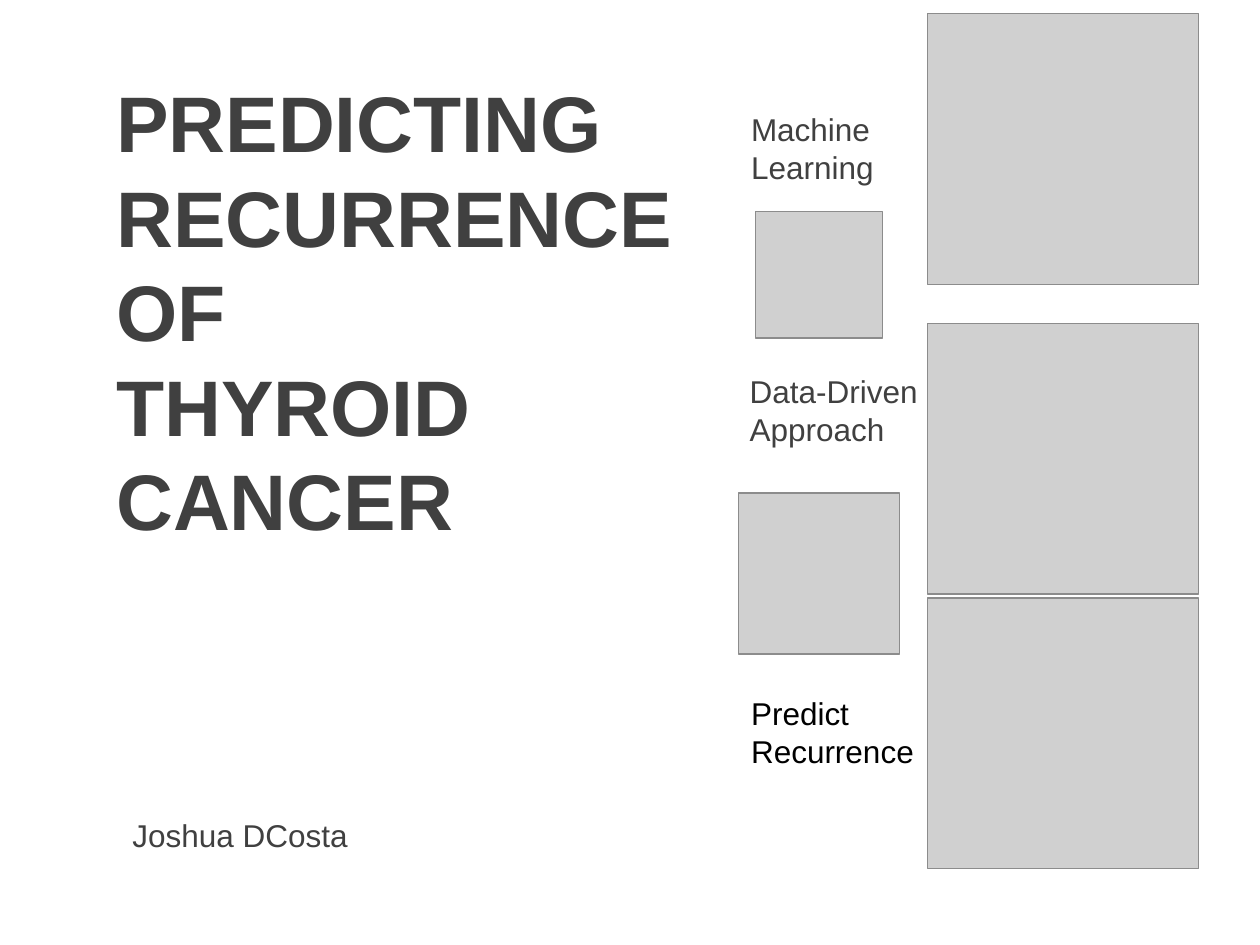
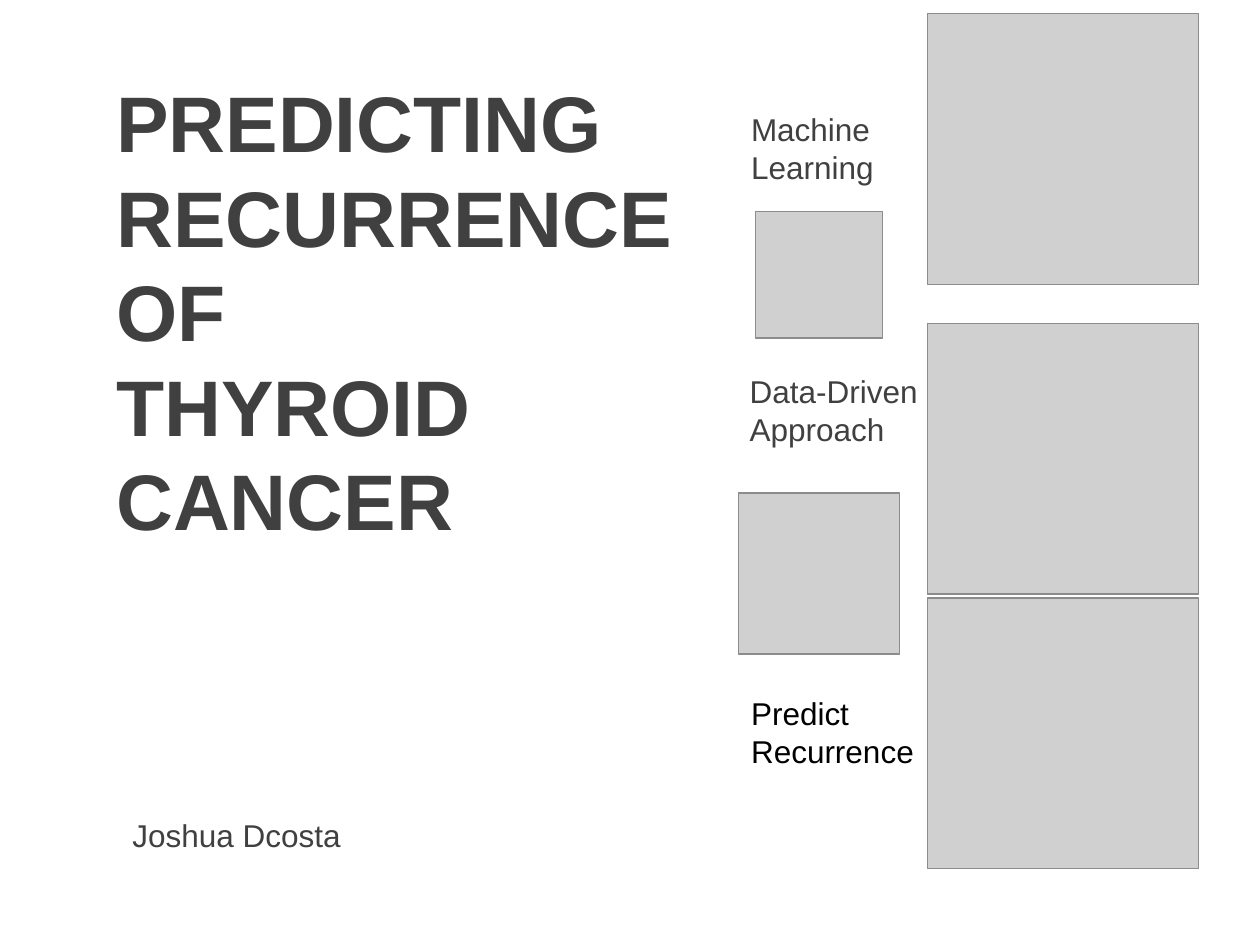
Before and after one commit to josh-dcosta/pjas-thyroid, a slide deck: slide 1 of presentation/2_Josh_DCosta_Thyroid_Cancer_Recurrence.pptx. Drawn at 1260x945 pixels with LibreOffice and Linux fonts; fonts in the diff are those of the drawing; grey boxes stand for pictures. Boxes give left, top, right and bottom in pixels: in the first picture for what was removed or moved away, otherwise in the second. Text is boxed around its words. In the diff, an @@ line names an element or a change of style, - is before the commit and + after.

```diff
--- a/presentation/2_Josh_DCosta_Thyroid_Cancer_Recurrence.pptx
+++ b/presentation/2_Josh_DCosta_Thyroid_Cancer_Recurrence.pptx
@@ text at (132, 824, 341, 848): text changed @@
-Joshua DCosta
+Joshua Dcosta
```
Also in this commit, not shown: 2 other files.
